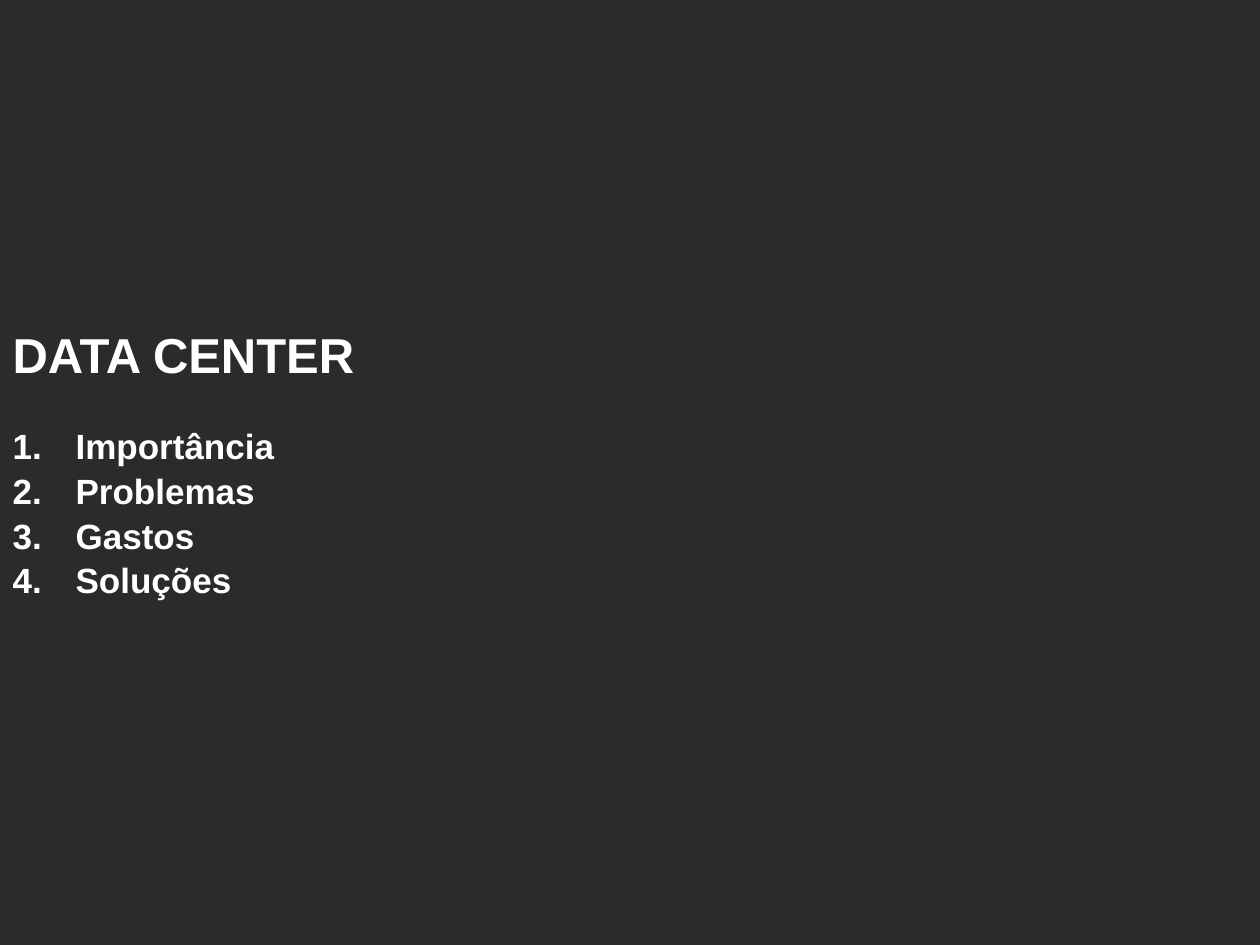
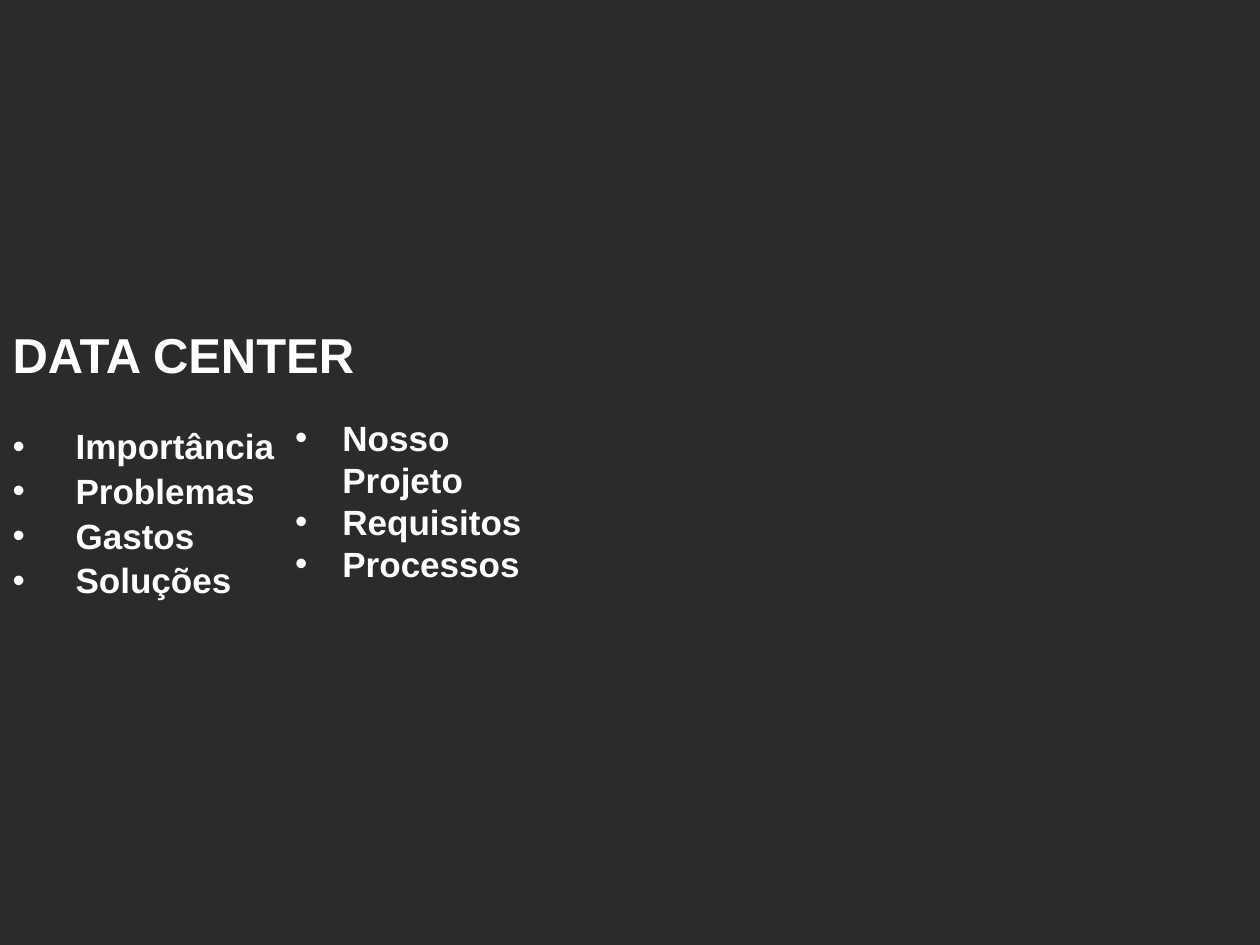
Before and after one commit to viniciushcano/PI-1o-semestre, a slide deck: slide 1 of DataCenter.pptx. Drawn at 1260x945 pixels with LibreOffice and Linux fonts; fonts in the diff are those of the drawing; background and template pictures are left out; a plain dark background stands for a picture behind light text. Boxes give left, top, right and bottom in pixels: in the first picture for what was removed or moved away, otherwise in the second. Text is boxed around its words. In the diff, an @@ line names an element or a change of style, - is before the commit and + after.

Commit message:
add a intro que faltava no ppt

```diff
--- a/DataCenter.pptx
+++ b/DataCenter.pptx
@@ subtitle "Importância" at box(76, 433, 274, 600): bullet 1. to • @@
@@ text added at box(342, 427, 521, 578), 20 pt, text #FFFFFF, bold @@
+• Nosso Projeto
+• Requisitos
+• Processos
```
